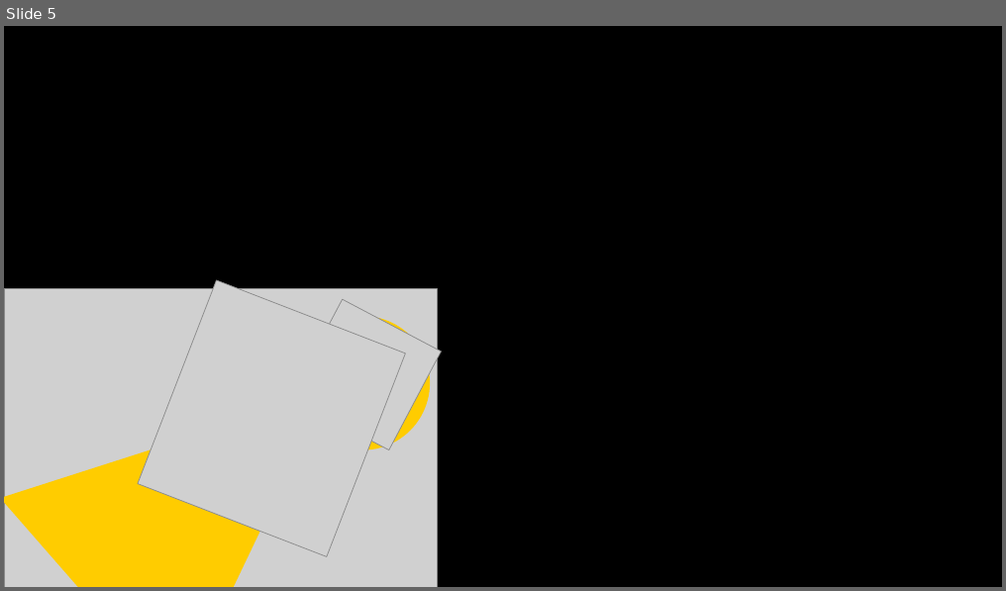
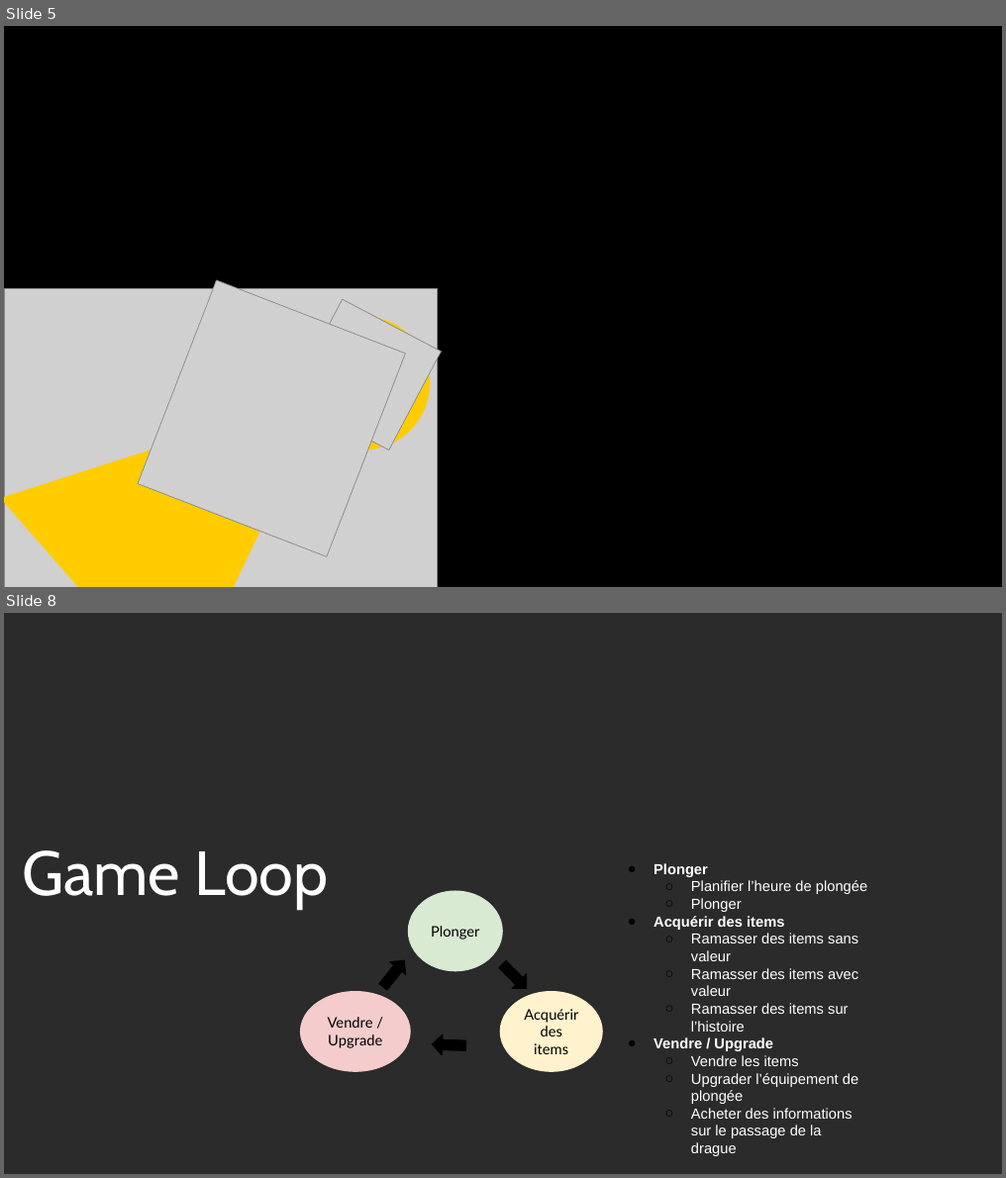
Before and after one commit to KevinBachelierBart/TPGeneraux, a slide deck: PrésentationSintaZaranie.pptx. Shown one above the other, each under a label of ours: slide 5 before the commit, slides 5 and 8 after it; the slides between them are not shown. The pictures are 1006x591 and 1006x1178 pixels, drawn with LibreOffice and Linux fonts; fonts in the diff are those of the drawing; grey boxes stand for pictures; background and template pictures are left out; a plain dark background stands for a picture behind light text. Boxes give left, top, right and bottom in pixels: in the first picture for what was removed or moved away, otherwise in the second. Text is boxed around its words. In the diff, an @@ line names an element or a change of style, - is before the commit and + after.

```diff
--- a/PrésentationSintaZaranie.pptx
+++ b/PrésentationSintaZaranie.pptx
@@ slide 8 added at <box>4,613,1002,1174</box>, background picture (left out) @@
@@ text added at <box>22,851,328,910</box>, 60 pt, text #FFFFFF @@
+Game Loop
@@ text added at <box>653,863,867,1139</box>, 14 pt, text #FFFFFF @@
+● Plonger
+  ○ Planifier l’heure de plongée
+  ○ Plonger
+● Acquérir des items
+  ○ Ramasser des items sans valeur
+  ○ Ramasser des items avec valeur
+  ○ Ramasser des items sur l’histoire
+● Vendre / Upgrade
+  ○ Vendre les items
+  ○ Upgrader l’équipement de plongée
+  ○ Acheter des informations sur le passage de la drague
@@ ellipse added at <box>408,891,503,971</box>, fill #D9EAD3, 14 pt, text #000000 @@
+Plonger
@@ right arrow added at <box>375,954,413,994</box>, fill #000000, outline #000000 0.75 pt @@
@@ right arrow added at <box>495,958,534,996</box>, fill #000000, outline #000000 0.75 pt @@
@@ ellipse added at <box>300,991,411,1072</box>, fill #F4CCCC, 14 pt, text #000000 @@
+Vendre / Upgrade
@@ ellipse added at <box>500,991,603,1072</box>, fill #FFF2CC, 14 pt, text #000000 @@
+Acquérir des items
@@ right arrow added at <box>432,1035,467,1057</box>, fill #000000, outline #000000 0.75 pt @@
```
Also in this commit, not shown: 2 slides changed, 12 other slides added, 1 other file.
